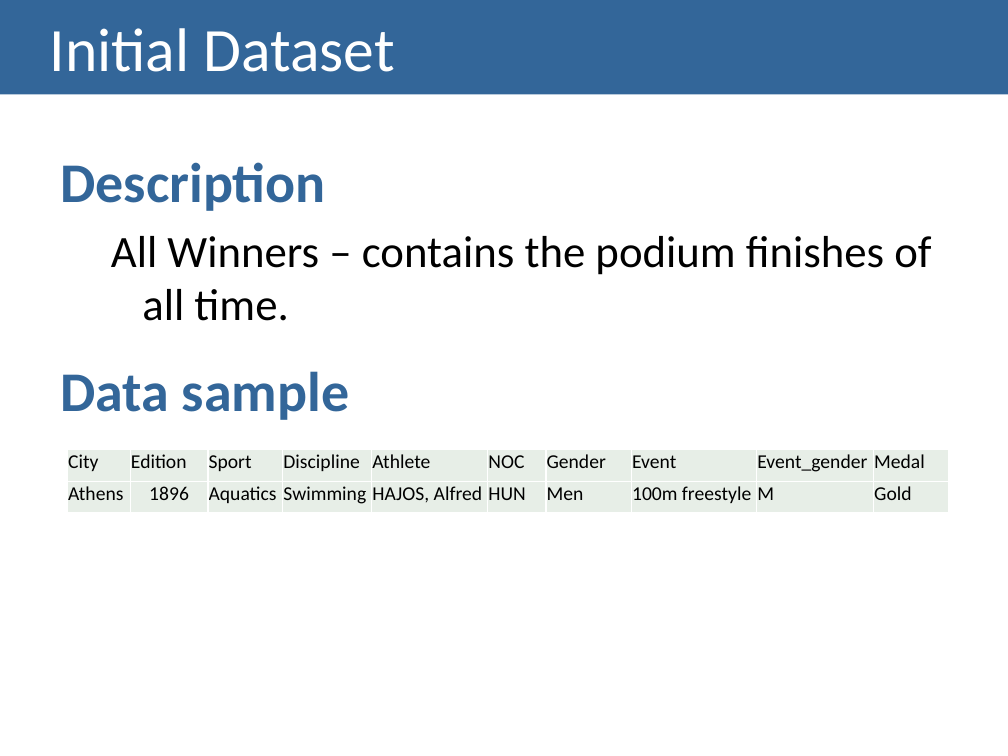
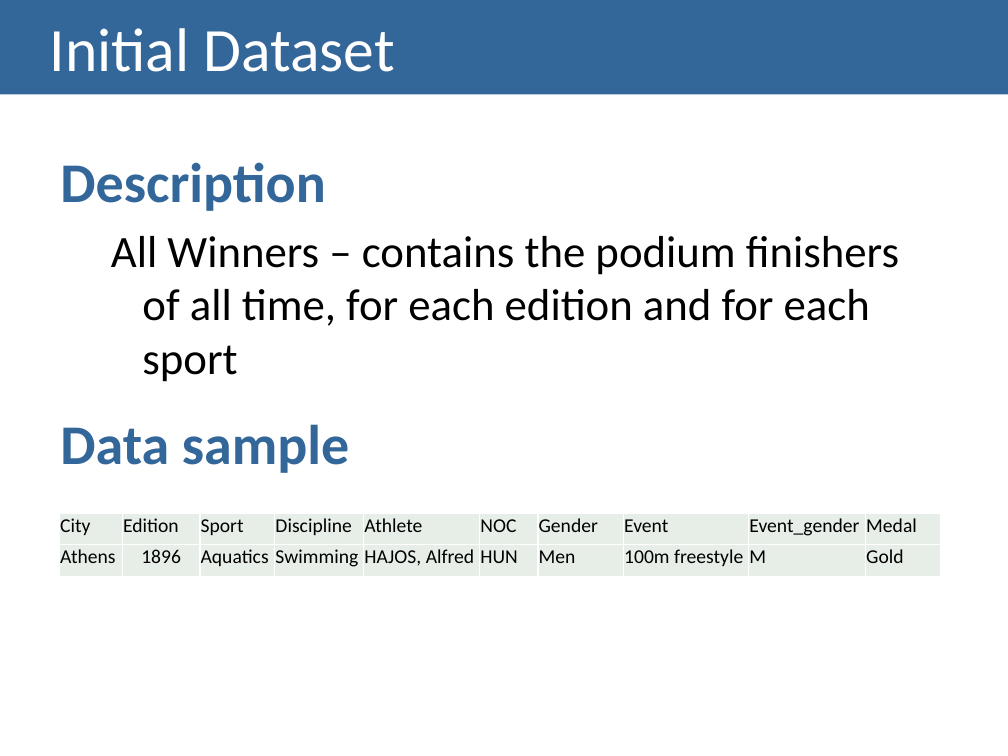
Before and after one commit to carboned4/V_I_2015_1, a slide deck: slide 3 of checkpoint2/G01A - Checkpoint2 Presentation.pptx. Drawn at 1008x756 pixels with LibreOffice and Linux fonts; fonts in the diff are those of the drawing. Boxes give left, top, right and bottom in pixels: in the first picture for what was removed or moved away, otherwise in the second. Text is boxed around its words. In the diff, an @@ line names an element or a change of style, - is before the commit and + after.

```diff
--- a/checkpoint2/G01A - Checkpoint2 Presentation.pptx
+++ b/checkpoint2/G01A - Checkpoint2 Presentation.pptx
@@ text at [111,236,899,382]: text changed @@
-  All Winners – contains the podium finishes of all time.
+  All Winners – contains the podium finishers of all time, for each edition and for each sport
@@ table: place and size @@
-table at [68,450,948,513]
+table at [59,513,939,577]
```
Also in this commit, not shown: 1 slide added.
